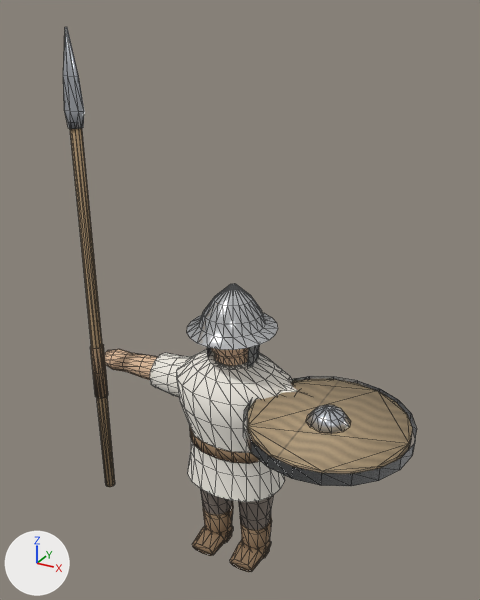
A saved change to the glTF model public/models/units/spearman_rigged.glb.
One viewpoint serves both versions: a 50 mm lens placed at (0.568, -1.016, 1.109), pointed at (0.026, -0.031, 0.616). Arrows for +X, +Y and +Z are at lower left; the lights stay in place. The older version comes first. Mesh edges are drawn as thin lines. Where no turn or scale is listed for an object, it has been applied to the vertices. Vertices at exactly the same position are counted once.

The first picture shows 'MedievalSpearman', 'Shield', 'SpearWeapon'.
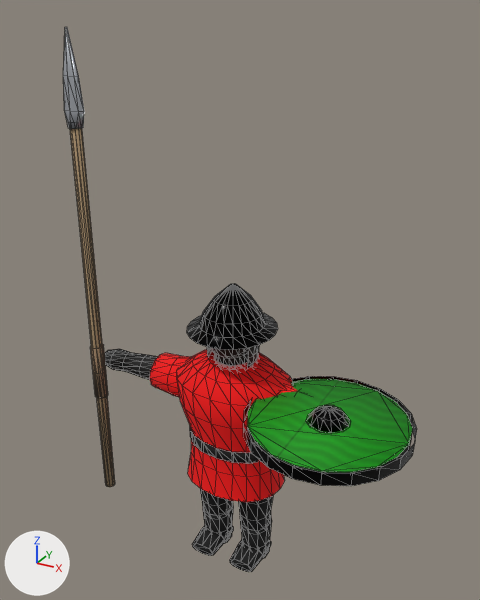
What differs and where, as boxes [x1, y1, x2, y2] in the pictures (480 x 600 px):
part 1 of me_body_torsohead, recoloured: [104, 284, 278, 572] in both
part 2 of me_body_torsohead, recoloured (white to red): [150, 349, 297, 502] in both
part 3 of me_shield_board, recoloured (white to black): [243, 376, 417, 486] in both
part 4 of me_shield_board, recoloured (darker): [247, 379, 413, 472] in both

Edits to the bpy script that builds the scene:
```text
Change me_body_torsohead:
    where me_body_torsohead.from_pydata(...)  # 1182 vertices, 2180 faces; spans x -0.322..0.322, y -0.106..0.079, z 0.0..0.634
    used by ob_medievalspearman; location = (0.0, 0.0, 0.0)
    me_body_torsohead part 1: 1648 faces centred in x -0.321..0.321, y -0.097..0.073, z 0.0..0.634 are repainted in the vertex colours; the middle colour goes from white #ffffff to black #000000
    me_body_torsohead part 2: 532 faces centred in x -0.183..0.183, y -0.097..0.077, z 0.211..0.487 are repainted in the vertex colours; the middle colour goes from white #ffffff to red #ff0000
Change me_shield_board:
    where me_shield_board.from_pydata(...)  # 116 vertices, 184 faces; spans x -0.152..0.152, y -0.152..0.152, z -0.012..0.036
    used by ob_shield; location = (0.225, -0.068, 0.43)
    me_shield_board part 3: 166 faces centred in x -0.15..0.15, y -0.15..0.15, z -0.01..0.036 are repainted in the vertex colours; the middle colour goes from white #ffffff to black #000000
    me_shield_board part 4: 18 faces centred in x -0.133..0.133, y -0.14..0.14, z 0.01 are repainted in the vertex colours; the middle colour goes from white #ffffff to green #00ff00
```
